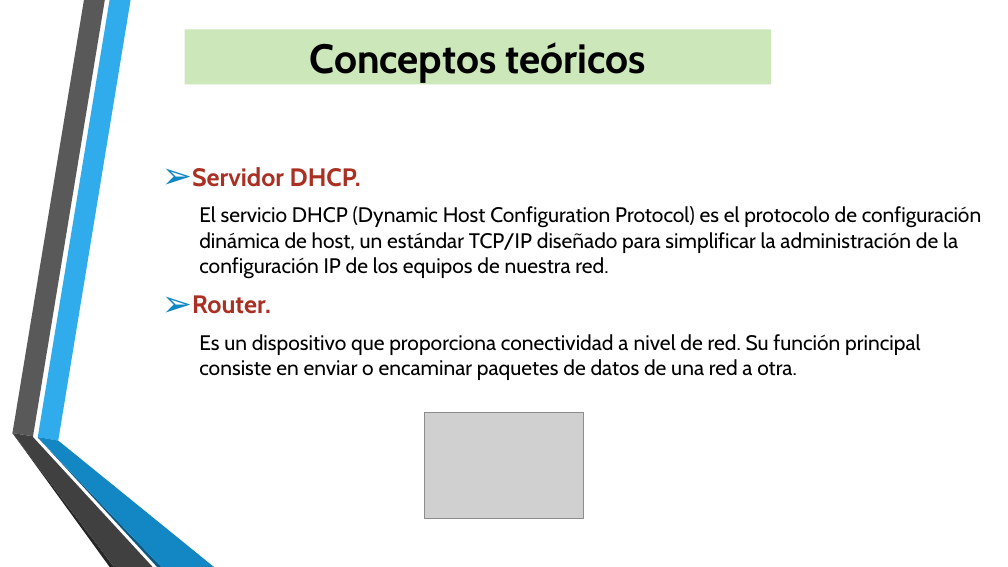
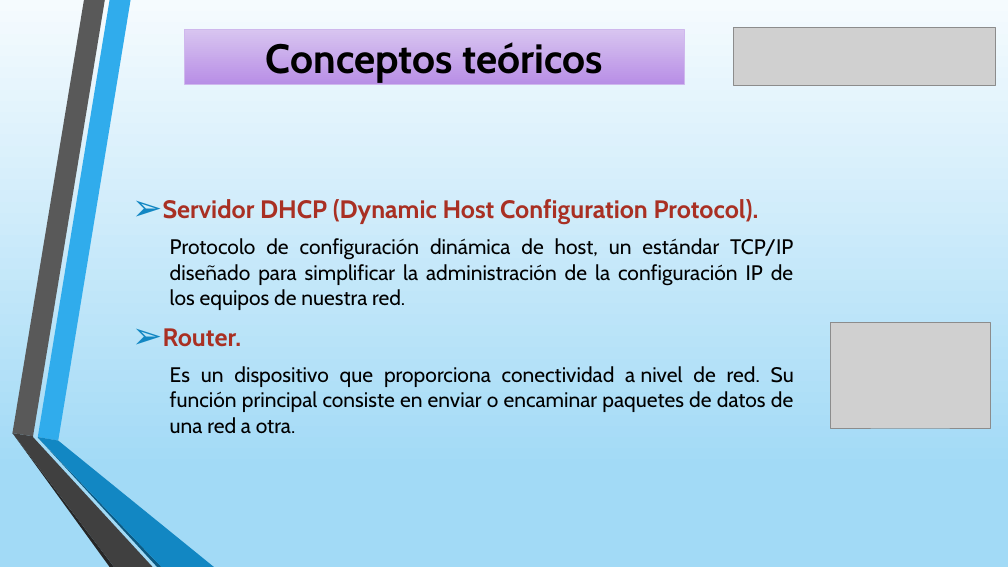
Before and after one commit to javi13gg/TFG_GII_O_MA_18.01-Simulaci-n-de-redes-con-GNS3, a slide deck: slide 6 of PRESENTACION.pptx (slide 5 before the commit). Drawn at 1008x567 pixels with LibreOffice and Linux fonts; fonts in the diff are those of the drawing; grey boxes stand for pictures; background and template pictures are left out. Boxes give left, top, right and bottom in pixels: in the first picture for what was removed or moved away, otherwise in the second. Text is boxed around its words. In the diff, an @@ line names an element or a change of style, - is before the commit and + after.

```diff
--- a/PRESENTACION.pptx
+++ b/PRESENTACION.pptx
@@ background picture (left out) to gradient #F5FBFE to #A2DAF6 to #C1E6F9 @@
@@ rectangle "Conceptos teóricos": place and size @@
-rectangle "Conceptos teóricos" at <box>185,29,771,85</box>
+rectangle "Conceptos teóricos" at <box>185,29,684,85</box>
@@ rectangle "Conceptos teóricos" at <box>185,29,684,85</box>: fill #CCE7B9 to gradient #D9C6F1 to #B88EE6; outline none to #D0B8EE 0.75 pt @@
@@ picture added at <box>734,27,996,85</box> @@
@@ text "Servidor DHCP (Dynamic Host Configuration ...": place and size @@
-text "Servidor DHCP (Dynamic Host Configuration ..." at <box>192,167,982,380</box>
+text "Servidor DHCP (Dynamic Host Configuration ..." at <box>163,199,794,434</box>
@@ text at <box>163,199,793,310</box>: text changed @@
-➢ Servidor DHCP.
-  El servicio DHCP (Dynamic Host Configuration Protocol) es el protocolo de configuración dinámica de host, un estándar TCP/IP diseñado para simplificar la administración de la configuración IP de los equipos de nuestra red.
+➢ Servidor DHCP (Dynamic Host Configuration Protocol).
+  Protocolo de configuración dinámica de host, un estándar TCP/IP diseñado para simplificar la administración de la configuración IP de los equipos de nuestra red.
@@ text at <box>163,328,794,434</box>: alignment left to justified @@
@@ picture: place and size @@
-picture at <box>424,412,584,518</box>
+picture at <box>830,322,990,428</box>
```
Also in this commit, not shown: 12 other slides changed, 1 slide added.
